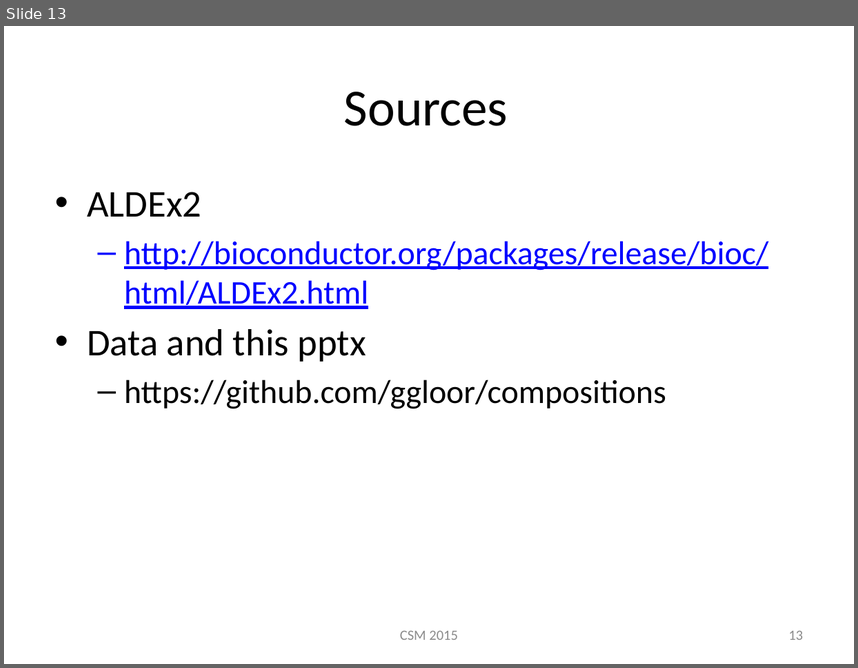
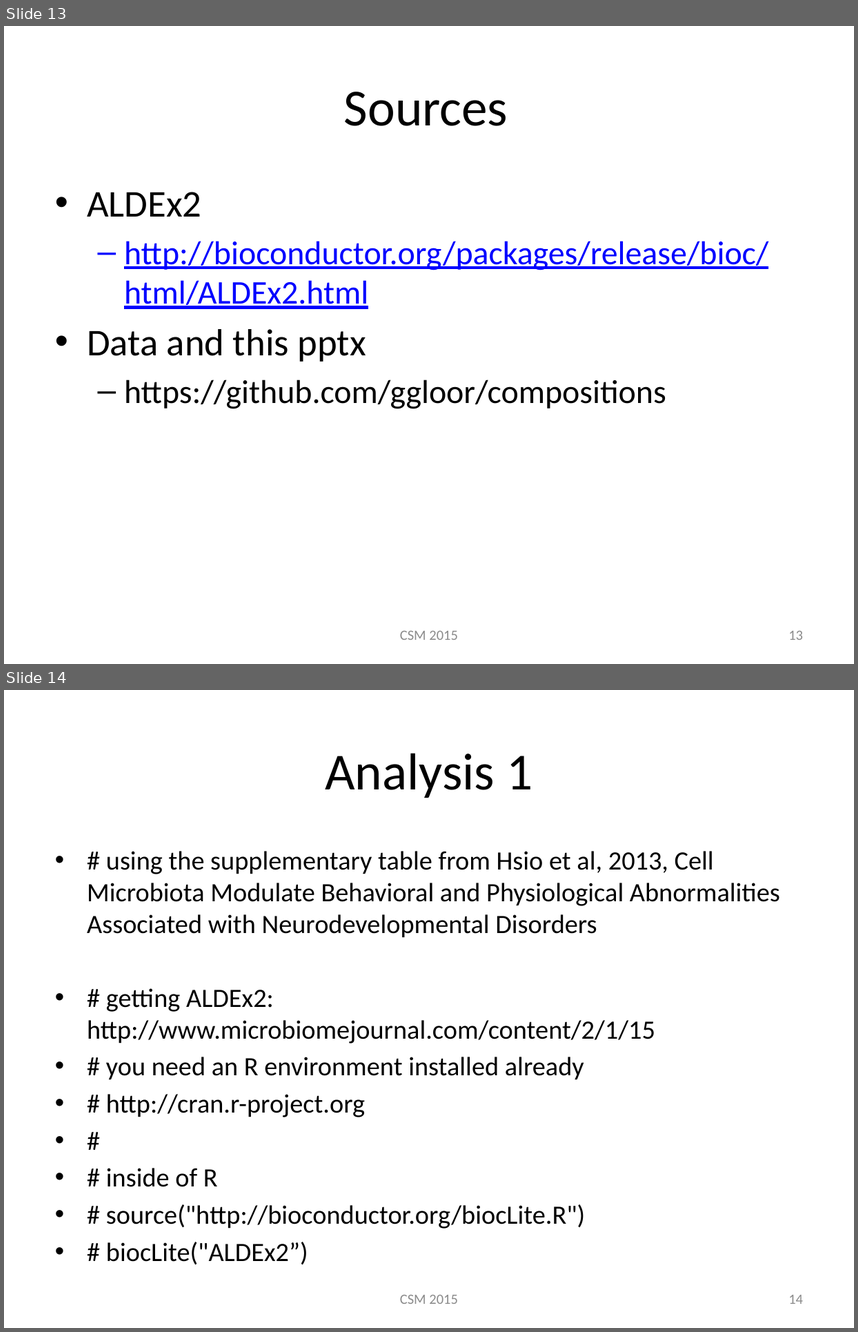
Before and after one commit to ggloor/compositions, a slide deck: CSM_2015_r.pptx. Shown one above the other, each under a label of ours: slide 13 before the commit, slides 13 and 14 after it. The pictures are 858x668 and 858x1332 pixels, drawn with LibreOffice and Linux fonts; fonts in the diff are those of the drawing. Boxes give left, top, right and bottom in pixels: in the first picture for what was removed or moved away, otherwise in the second. Text is boxed around its words. In the diff, an @@ line names an element or a change of style, - is before the commit and + after.

```diff
--- a/CSM_2015_r.pptx
+++ b/CSM_2015_r.pptx
@@ slide 14 added at [4, 690, 854, 1328], background #FFFFFF @@
@@ title added at [325, 753, 533, 798], 44 pt, text #000000 @@
+Analysis 1
@@ text added at [87, 851, 780, 1264], 22.4 pt, text #000000 @@
+• # using the supplementary table from Hsio et al, 2013, Cell Microbiota Modulate Behavioral and Physiological Abnormalities Associated with Neurodevelopmental Disorders
+• # getting ALDEx2: http://www.microbiomejournal.com/content/2/1/15
+• # you need an R environment installed already
+• # http://cran.r-project.org
+• #
+• # inside of R
+• # source("http://bioconductor.org/biocLite.R")
+• # biocLite("ALDEx2”)
@@ text added at [400, 1294, 458, 1303], 12 pt, text #8C8C8C @@
+CSM 2015
@@ page number added at [789, 1294, 803, 1303], 12 pt, text #8C8C8C @@
+14
```
Also in this commit, not shown: 1 slide changed, 5 other slides added, 1 other file.
